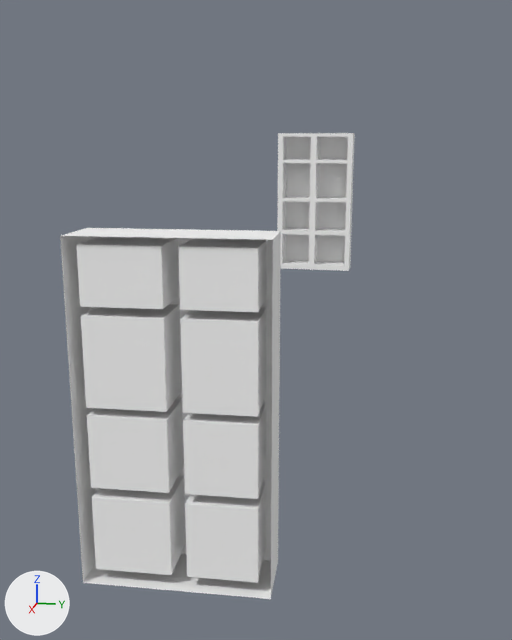
The FBX model Assets/Props/habitacion niño/REPISA/repisa.fbx: old version first, new version second.
Before and after are seen from a camera (50 mm lens) standing at (8.23, -6.65, 2.83) and looking at (0.88, -8.12, 1.0). The axes (+X, +Y, +Z) are drawn at lower left. The lights are the same throughout. Where no turn or scale is listed for an object, it has been applied to the vertices.
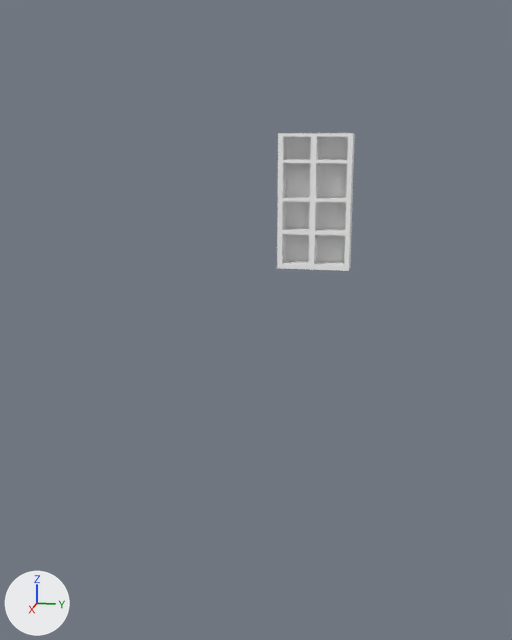
The newer file is also turned or shifted as a whole; pictures and numbers use the older file's frame.

Changed parts and their boxes [x1, y1, x2, y2] in the pictures (512 x 640 px):
'pCube324', deleted
    before: [60, 228, 281, 599]

What the commit changed:
Object 'pCube324' (ob_pcube324) is deleted.
